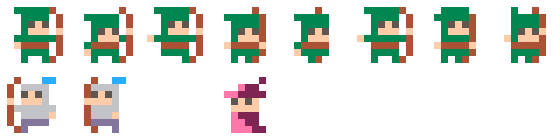
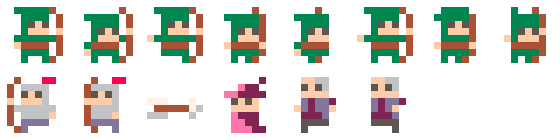
Two versions of the same layered image (560 x 140). Layer-by-layer changes:
painted on "a" over [42, 77, 406, 133]
